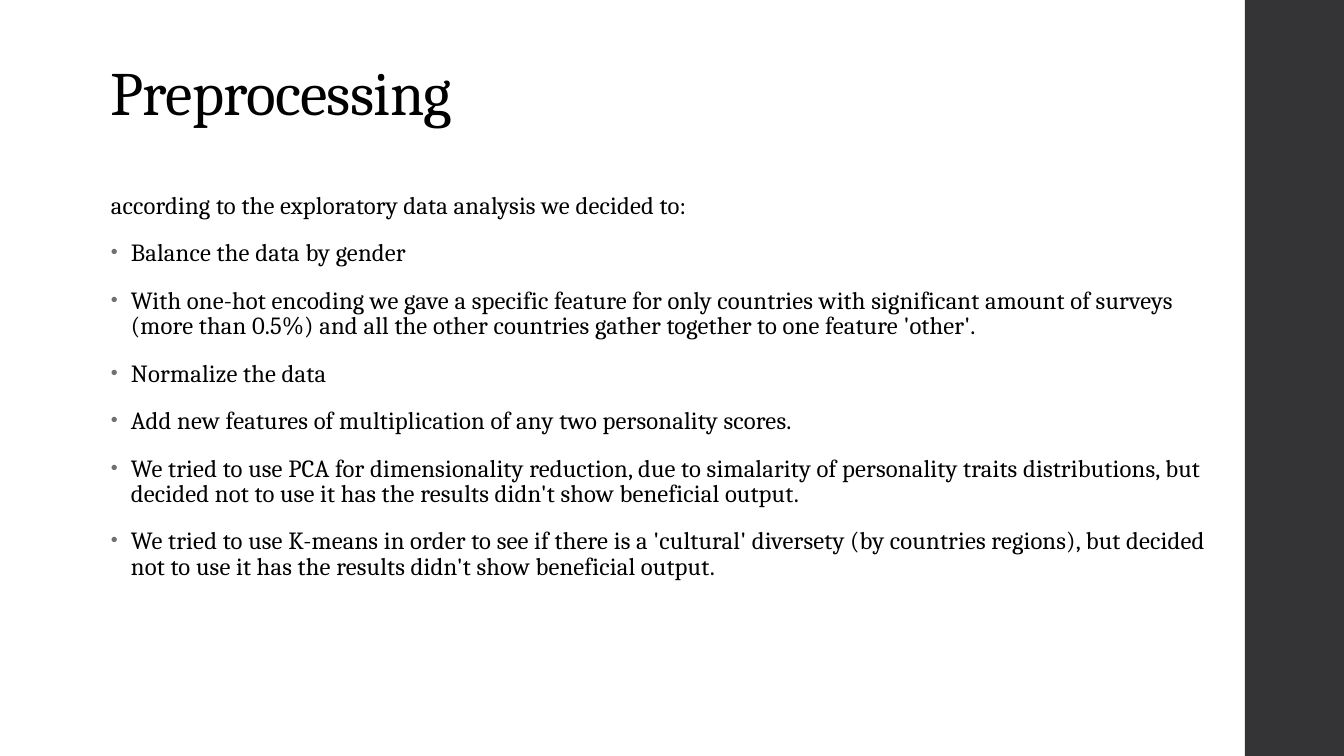
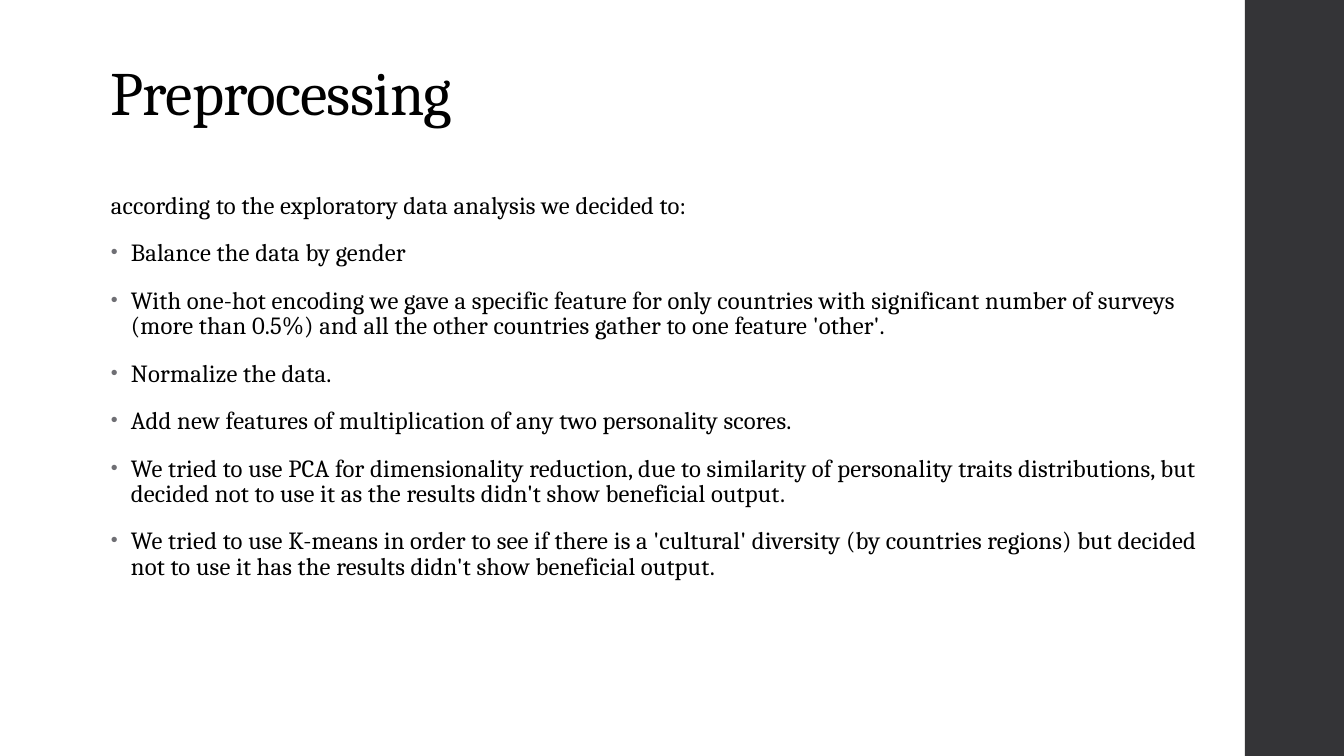
Before and after one commit to efratkohen/Big_five, a slide deck: slide 12 of Classification of the gender of Big five survey.pptx. Drawn at 1344x756 pixels with LibreOffice and Linux fonts; fonts in the diff are those of the drawing. Boxes give left, top, right and bottom in pixels: in the first picture for what was removed or moved away, otherwise in the second. Text is boxed around its words. In the diff, an @@ line names an element or a change of style, - is before the commit and + after.

```diff
--- a/Classification of the gender of Big five survey.pptx
+++ b/Classification of the gender of Big five survey.pptx
@@ text at bbox=[131, 291, 1175, 383]: text changed @@
-• With one-hot encoding we gave a specific feature for only countries with significant amount of surveys (more than 0.5%) and all the other countries gather together to one feature 'other'.
-• Normalize the data
+• With one-hot encoding we gave a specific feature for only countries with significant number of surveys (more than 0.5%) and all the other countries gather to one feature 'other'.
+• Normalize the data.
@@ text at bbox=[131, 459, 1196, 580]: text changed @@
-• We tried to use PCA for dimensionality reduction, due to simalarity of personality traits distributions, but decided not to use it has the results didn't show beneficial output.
-• We tried to use K-means in order to see if there is a 'cultural' diversety (by countries regions), but decided not to use it has the results didn't show beneficial output.
+• We tried to use PCA for dimensionality reduction, due to similarity of personality traits distributions, but decided not to use it as the results didn't show beneficial output.
+• We tried to use K-means in order to see if there is a 'cultural' diversity (by countries regions) but decided not to use it has the results didn't show beneficial output.
```
Also in this commit, not shown: 12 other slides changed.
